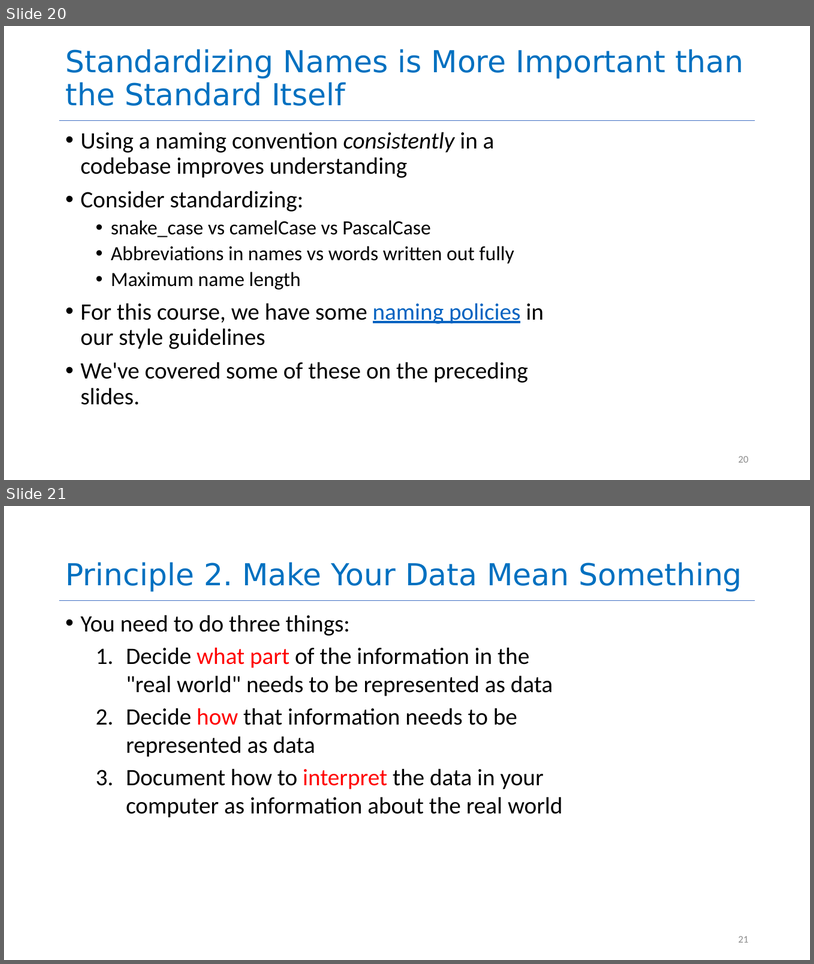
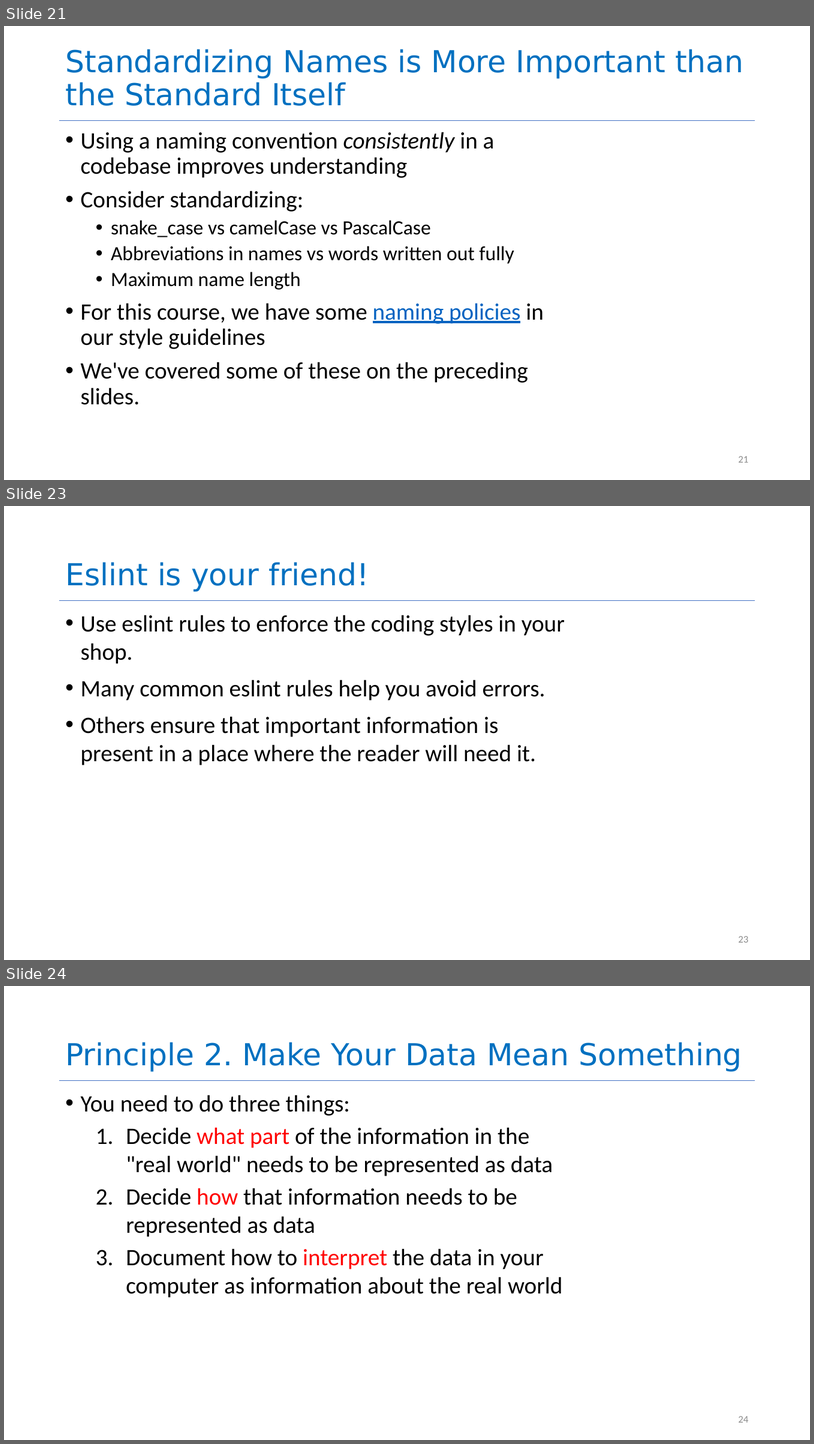
Before and after one commit to neu-se/CS4530-Spring-2026, a slide deck: Slides/Module 08 Code Level Design.pptx. Shown one above the other, each under a label of ours: slides 20 and 21 before the commit, slides 21, 23 and 24 after it; the slides between them are not shown. The pictures are 814x964 and 814x1444 pixels, drawn with LibreOffice and Linux fonts; fonts in the diff are those of the drawing. Boxes give left, top, right and bottom in pixels: in the first picture for what was removed or moved away, otherwise in the second. Text is boxed around its words. In the diff, an @@ line names an element or a change of style, - is before the commit and + after.

```diff
--- a/Slides/Module 08 Code Level Design.pptx
+++ b/Slides/Module 08 Code Level Design.pptx
@@ slide 23 added at (4, 506, 810, 960), background #FFFFFF; not listed: 1 template element that a slide beside it also shows @@
@@ title added at (65, 562, 369, 592), 36 pt, text #0070C0 @@
+Eslint is your friend!
@@ text added at (81, 615, 565, 765), 28 pt, text #000000 @@
+• Use eslint rules to enforce the coding styles in your shop.
+• Many common eslint rules help you avoid errors.
+• Others ensure that important information is present in a place where the reader will need it.
@@ page number added at (738, 936, 749, 942), 12 pt, text #8C8C8C @@
+23
@@ what was slide 20 is now slide 21 @@
@@ page number at (738, 456, 749, 462): text changed @@
-20
+21
@@ what was slide 21 is now slide 24 @@
@@ page number at (738, 1416, 749, 1422): text changed @@
-21
+24
```
Also in this commit, not shown: 15 slides changed, 2 other slides added, 1 other file.
